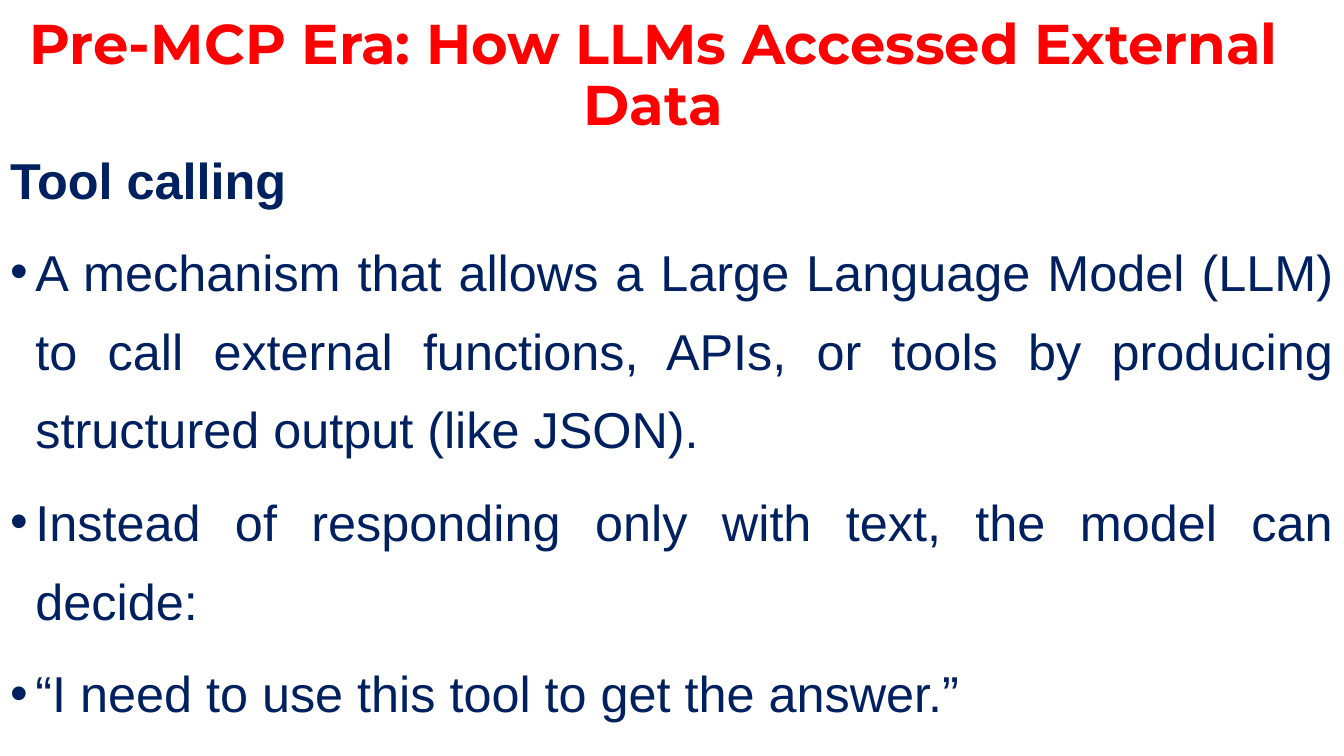
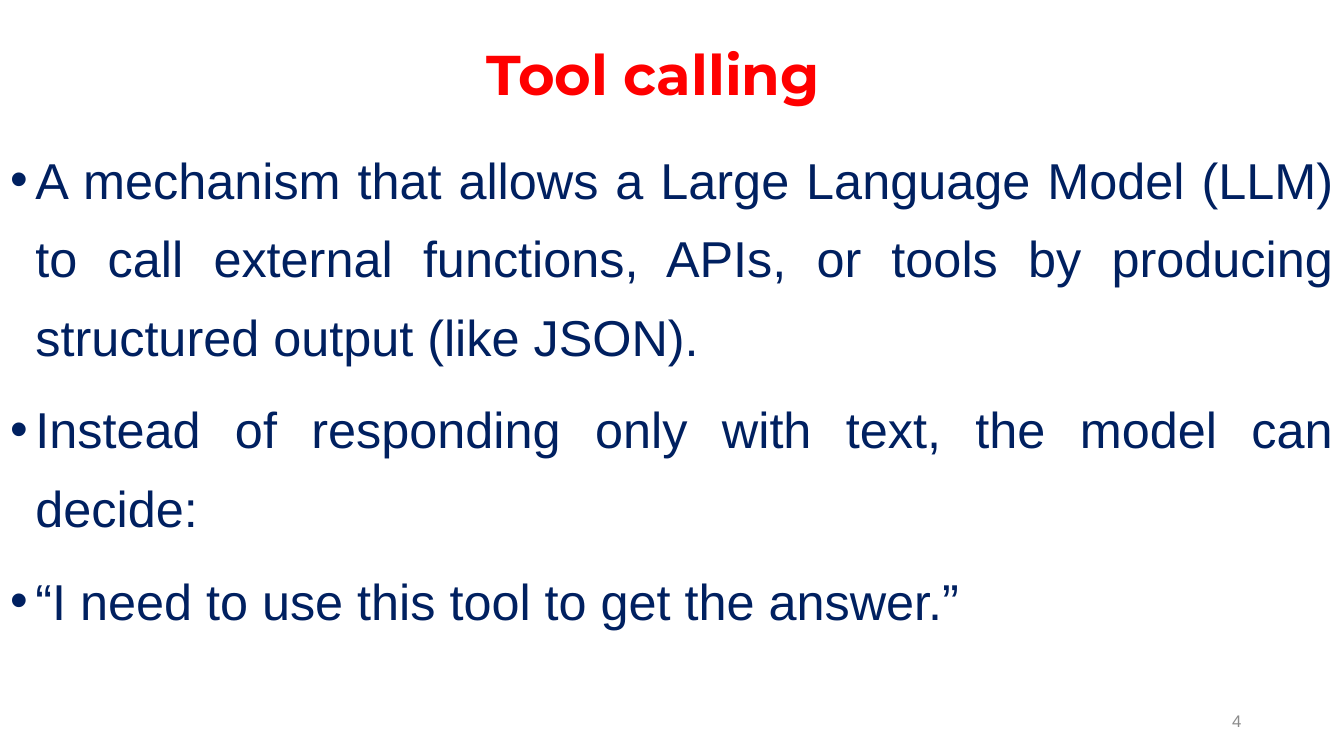
Before and after one commit to janakimeena/Building-Agents-with-MCP, a slide deck: slide 4 of Model Context Protocol Introduction.pptx (slide 7 before the commit). Drawn at 1344x756 pixels with LibreOffice and Linux fonts; fonts in the diff are those of the drawing. Boxes give left, top, right and bottom in pixels: in the first picture for what was removed or moved away, otherwise in the second. Text is boxed around its words. In the diff, an @@ line names an element or a change of style, - is before the commit and + after.

```diff
--- a/Model Context Protocol Introduction.pptx
+++ b/Model Context Protocol Introduction.pptx
@@ title at (487, 51, 820, 107): text changed @@
-Pre-MCP Era: How LLMs Accessed External Data
+Tool calling
@@ text at (10, 162, 286, 208): paragraph removed @@
-Tool calling
@@ page number added at (1232, 715, 1241, 727), 12 pt, text #8C8C8C @@
+4
```
Also in this commit, not shown: 42 other slides changed, 2 slides added, 4 slides removed, 2 other files.
